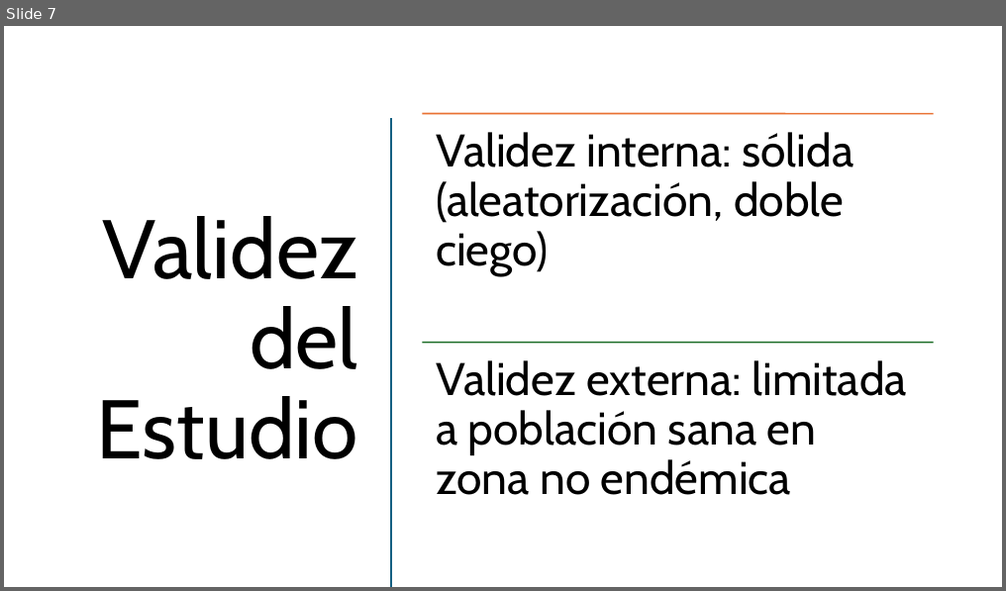
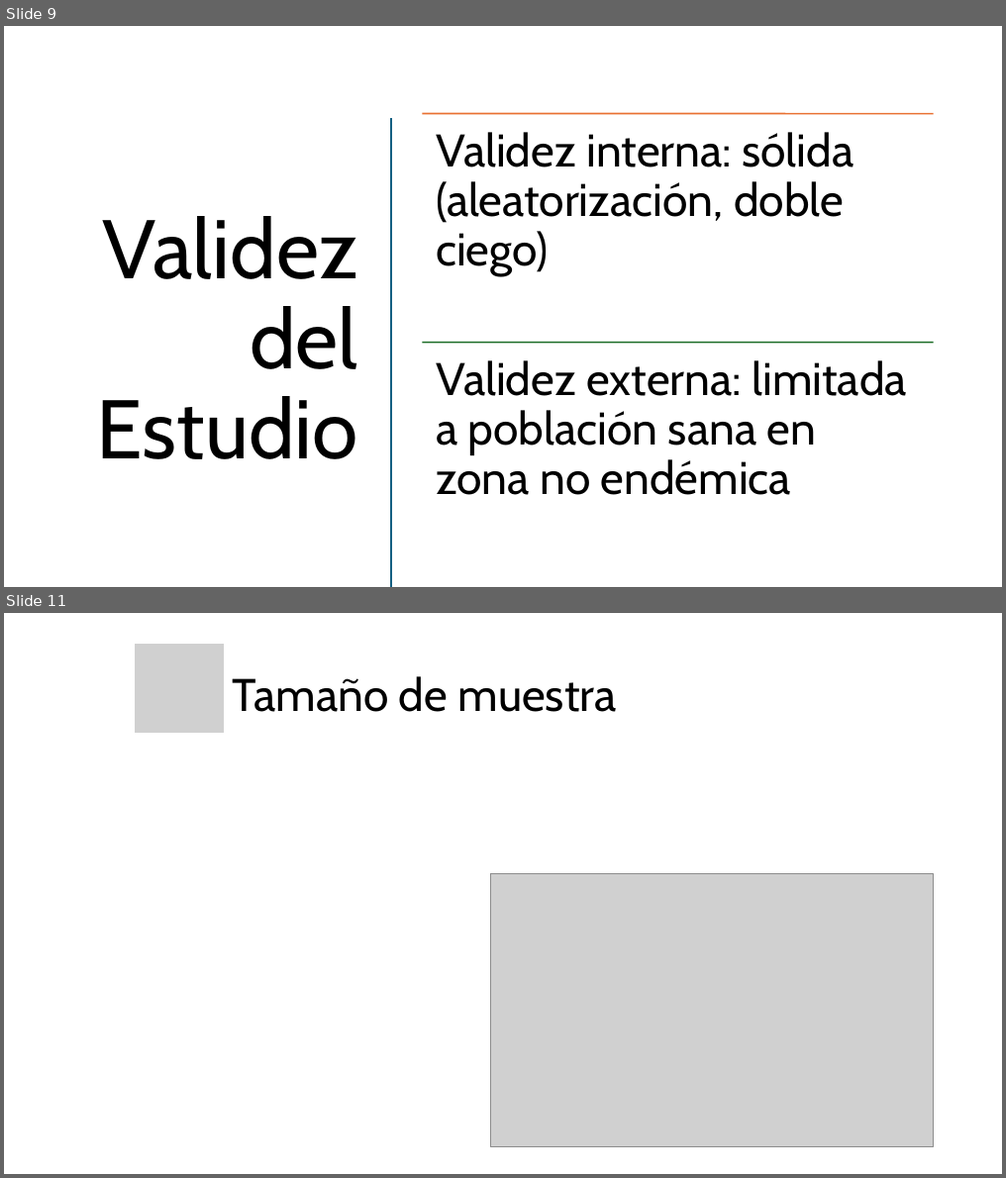
Before and after one commit to RomanLanda11/bioestadistica, a slide deck: tp2/Presentacion_Chikungunya.pptx. Shown one above the other, each under a label of ours: slide 7 before the commit, slides 9 and 11 after it; the slides between them are not shown. The pictures are 1006x591 and 1006x1178 pixels, drawn with LibreOffice and Linux fonts; fonts in the diff are those of the drawing; grey boxes stand for pictures. Boxes give left, top, right and bottom in pixels: in the first picture for what was removed or moved away, otherwise in the second. Text is boxed around its words. In the diff, an @@ line names an element or a change of style, - is before the commit and + after.

```diff
--- a/tp2/Presentacion_Chikungunya.pptx
+++ b/tp2/Presentacion_Chikungunya.pptx
@@ slide 11 added at <box>4,613,1002,1174</box>, background #FFFFFF @@
@@ picture added at <box>135,643,225,735</box> @@
@@ title added at <box>233,676,617,712</box>, 44 pt, text #000000 @@
+Tamaño de muestra
@@ picture added at <box>491,873,934,1147</box> @@
@@ what was slide 7 is now slide 9 @@
```
Also in this commit, not shown: 9 slides changed, 4 other slides added, 1 other file.
